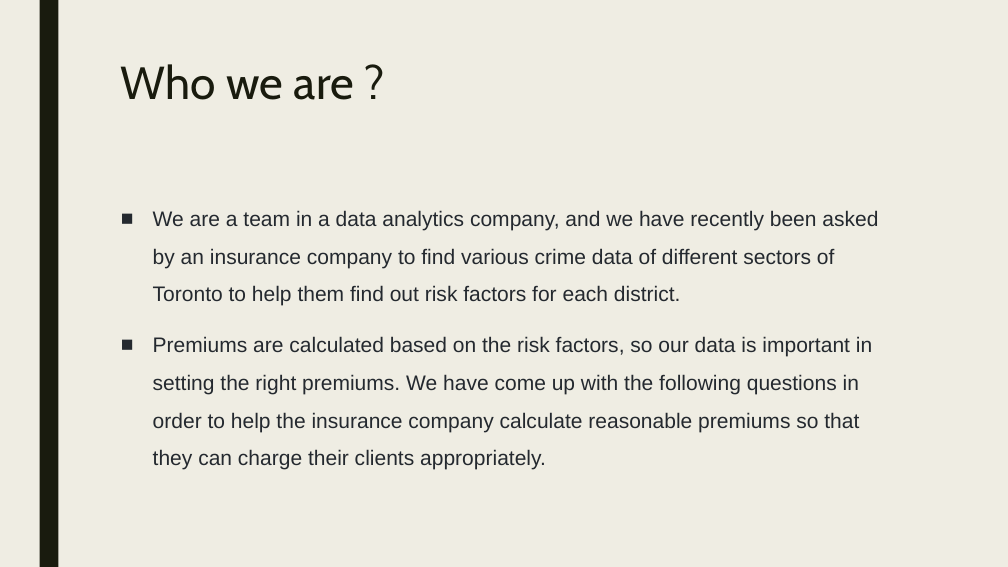
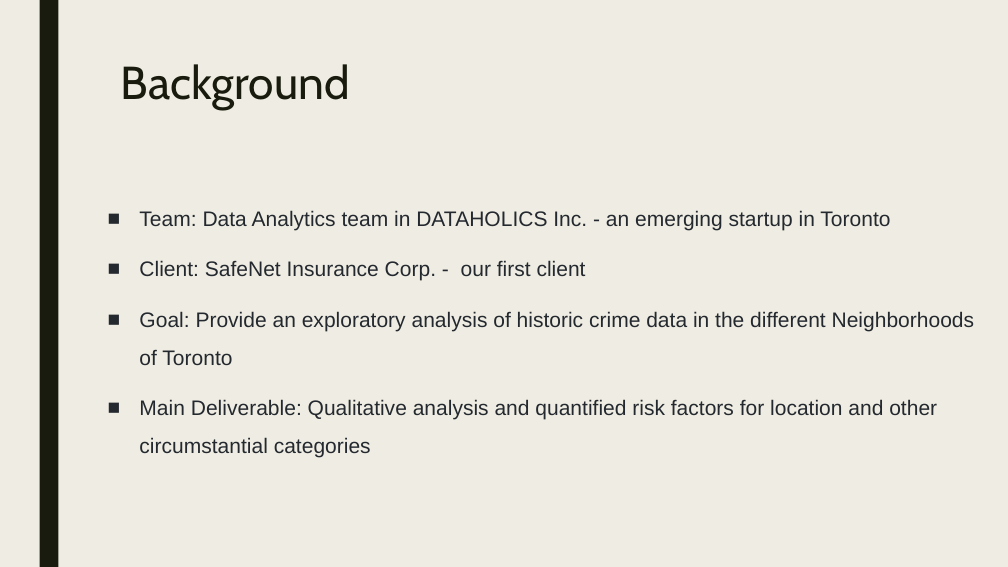
Before and after one commit to Ahmadhha/P1_T4_Test, a slide deck: slide 2 of Team4-version1.pptx. Drawn at 1008x567 pixels with LibreOffice and Linux fonts; fonts in the diff are those of the drawing. Boxes give left, top, right and bottom in pixels: in the first picture for what was removed or moved away, otherwise in the second. Text is boxed around its words. In the diff, an @@ line names an element or a change of style, - is before the commit and + after.

Commit message:
updates slides

```diff
--- a/Team4-version1.pptx
+++ b/Team4-version1.pptx
@@ title at [121,64,350,110]: text changed @@
-Who we are ?
+Background
@@ text at [139,210,975,457]: text changed @@
-■ We are a team in a data analytics company, and we have recently been asked by an insurance company to find various crime data of different sectors of Toronto to help them find out risk factors for each district.
-■ Premiums are calculated based on the risk factors, so our data is important in setting the right premiums. We have come up with the following questions in order to help the insurance company calculate reasonable premiums so that they can charge their clients appropriately.
+■ Team: Data Analytics team in DATAHOLICS Inc. - an emerging startup in Toronto
+■ Client: SafeNet Insurance Corp. - our first client
+■ Goal: Provide an exploratory analysis of historic crime data in the different Neighborhoods of Toronto
+■ Main Deliverable: Qualitative analysis and quantified risk factors for location and other circumstantial categories
```
Also in this commit, not shown: 17 other slides changed, 8 slides added, 4 slides removed, 1 other file.
